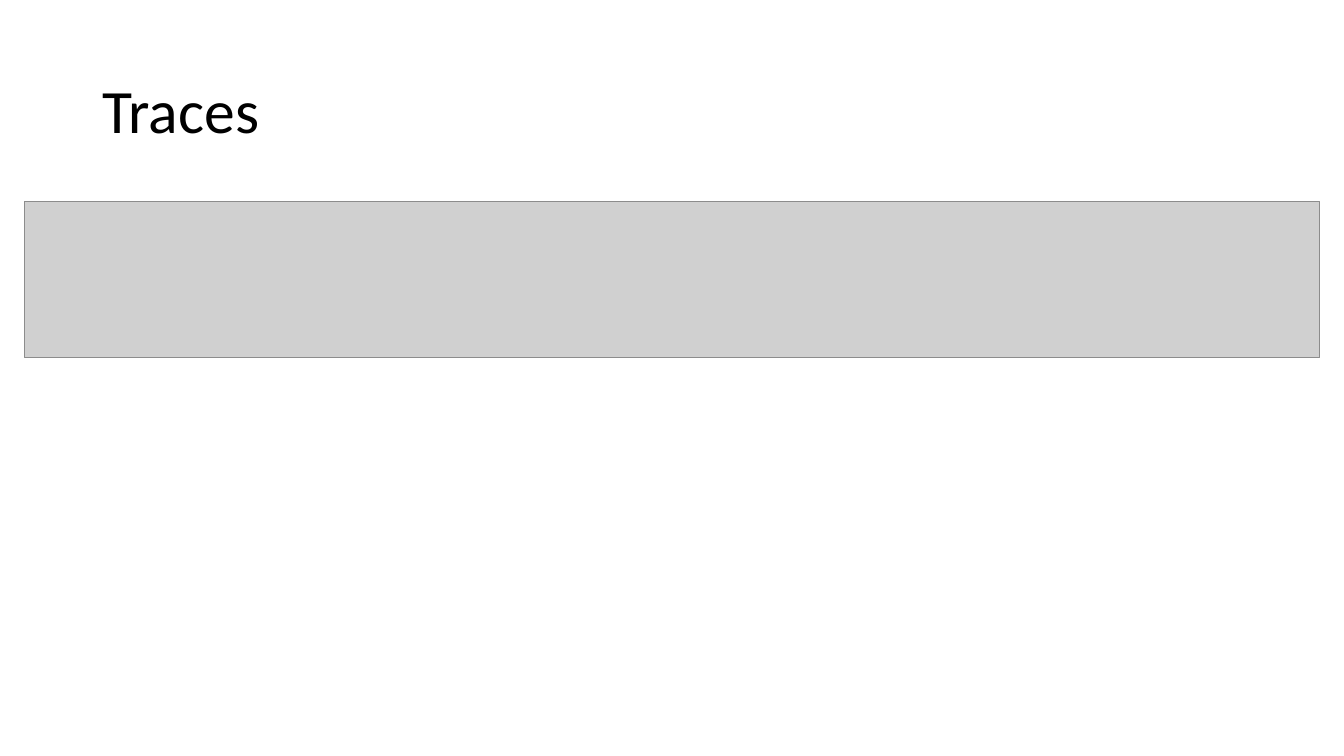
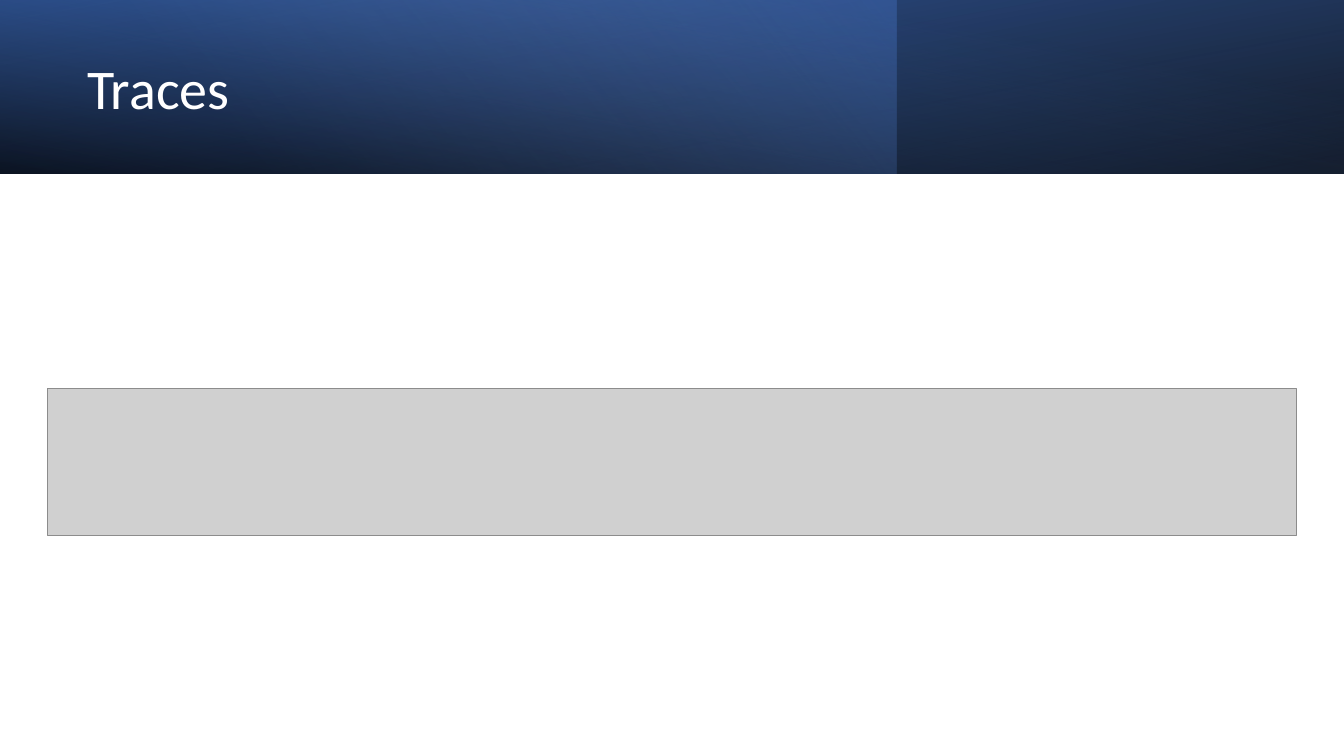
Before and after one commit to ProgrammerAL/Presentations-2023, a slide deck: slide 13 of 2023-03 - Orlando Code Camp - OpenTelemetry/Presentation.pptx. Drawn at 1344x756 pixels with LibreOffice and Linux fonts; fonts in the diff are those of the drawing; grey boxes stand for pictures. Boxes give left, top, right and bottom in pixels: in the first picture for what was removed or moved away, otherwise in the second. Text is boxed around its words. In the diff, an @@ line names an element or a change of style, - is before the commit and + after.

```diff
--- a/2023-03 - Orlando Code Camp - OpenTelemetry/Presentation.pptx
+++ b/2023-03 - Orlando Code Camp - OpenTelemetry/Presentation.pptx
@@ rectangle added at (0,0,1344,173), fill gradient #000000 to #2F5597 @@
@@ rectangle added at (0,0,896,173), fill gradient #4472C4 to #8FAADC @@
@@ rectangle added at (0,0,1344,173), fill gradient #000000 to #4472C4 @@
@@ title "Traces": place and size @@
-title "Traces" at (102,93,259,134)
+title "Traces" at (87,73,229,110)
@@ title "Traces" at (87,73,229,110): size 44 to 40 pt, text colour #000000 to #FFFFFF @@
@@ picture: place and size @@
-picture at (24,202,1320,358)
+picture at (47,389,1297,536)
```
Also in this commit, not shown: 17 other slides changed, 1 slide added, 1 slide removed.
